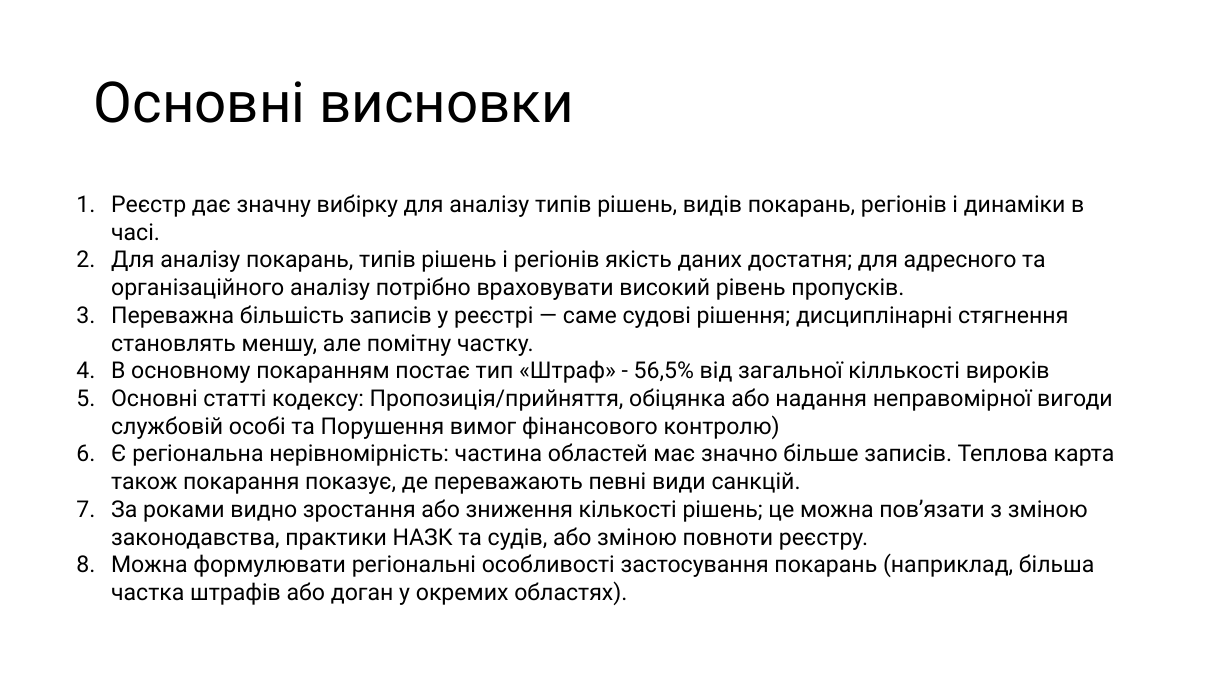
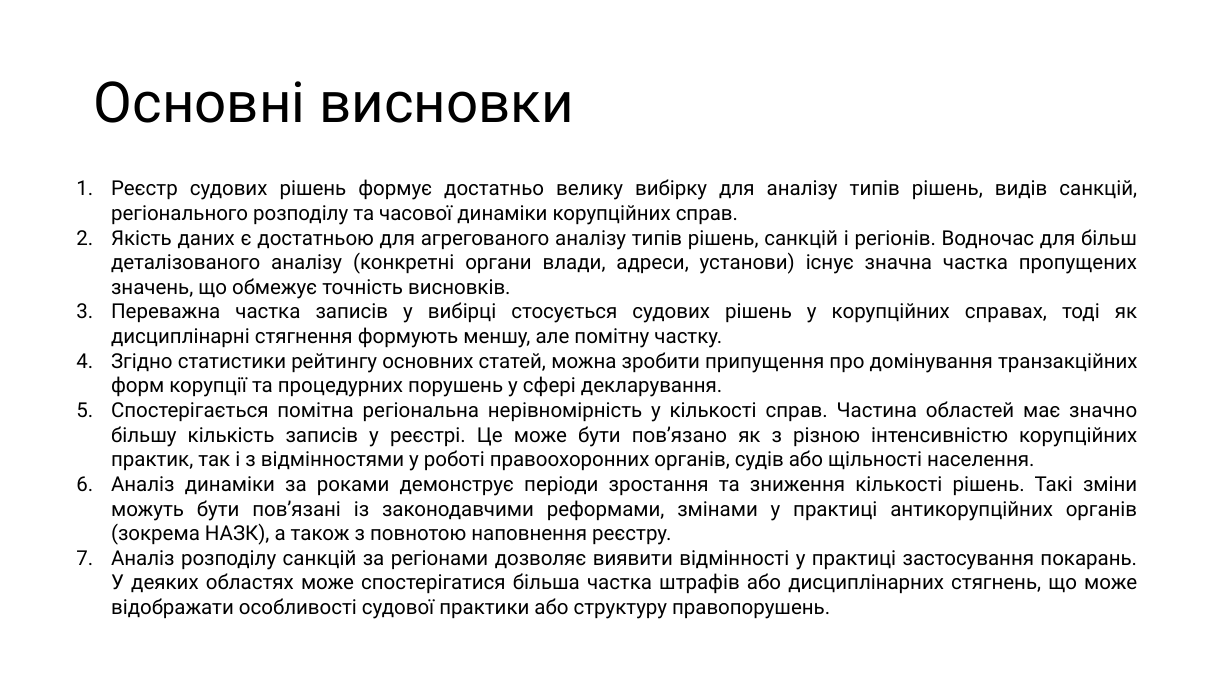
Before and after one commit to foffpls/Corrupt_Info_Bot, a slide deck: slide 14 of EDA реєстру корупційних правопорушень НАЗК.pptx (slide 13 before the commit). Drawn at 1232x693 pixels with LibreOffice and Linux fonts; fonts in the diff are those of the drawing. Boxes give left, top, right and bottom in pixels: in the first picture for what was removed or moved away, otherwise in the second. Text is boxed around its words. In the diff, an @@ line names an element or a change of style, - is before the commit and + after.

Commit message:
edit pptx

```diff
--- a/EDA реєстру корупційних правопорушень НАЗК.pptx
+++ b/EDA реєстру корупційних правопорушень НАЗК.pptx
@@ text at box(111, 179, 1138, 619): text changed; size 18 to 16 pt @@
-1. Реєстр дає значну вибірку для аналізу типів рішень, видів покарань, регіонів і динаміки в часі.
-2. Для аналізу покарань, типів рішень і регіонів якість даних достатня; для адресного та організаційного аналізу потрібно враховувати високий рівень пропусків.
-3. Переважна більшість записів у реєстрі — саме судові рішення; дисциплінарні стягнення становлять меншу, але помітну частку.
-4. В основному покаранням постає тип «Штраф» - 56,5% від загальної кіллькості вироків
-5. Основні статті кодексу: Пропозиція/прийняття, обіцянка або надання неправомірної вигоди службовій особі та Порушення вимог фінансового контролю)
-6. Є регіональна нерівномірність: частина областей має значно більше записів. Теплова карта також покарання показує, де переважають певні види санкцій.
-7. За роками видно зростання або зниження кількості рішень; це можна пов’язати з зміною законодавства, практики НАЗК та судів, або зміною повноти реєстру.
-8. Можна формулювати регіональні особливості застосування покарань (наприклад, більша частка штрафів або доган у окремих областях).
+1. Реєстр судових рішень формує достатньо велику вибірку для аналізу типів рішень, видів санкцій, регіонального розподілу та часової динаміки корупційних справ.
+2. Якість даних є достатньою для агрегованого аналізу типів рішень, санкцій і регіонів. Водночас для більш деталізованого аналізу (конкретні органи влади, адреси, установи) існує значна частка пропущених значень, що обмежує точність висновків.
+3. Переважна частка записів у вибірці стосується судових рішень у корупційних справах, тоді як дисциплінарні стягнення формують меншу, але помітну частку.
+4. Згідно статистики рейтингу основних статей, можна зробити припущення про домінування транзакційних форм корупції та процедурних порушень у сфері декларування.
+5. Спостерігається помітна регіональна нерівномірність у кількості справ. Частина областей має значно більшу кількість записів у реєстрі. Це може бути пов’язано як з різною інтенсивністю корупційних практик, так і з відмінностями у роботі правоохоронних органів, судів або щільності населення.
+6. Аналіз динаміки за роками демонструє періоди зростання та зниження кількості рішень. Такі зміни можуть бути пов’язані із законодавчими реформами, змінами у практиці антикорупційних органів (зокрема НАЗК), а також з повнотою наповнення реєстру.
+7. Аналіз розподілу санкцій за регіонами дозволяє виявити відмінності у практиці застосування покарань. У деяких областях може спостерігатися більша частка штрафів або дисциплінарних стягнень, що може відображати особливості судової практики або структуру правопорушень.
```
Also in this commit, not shown: 4 other slides changed, 1 slide added, 2 other files.
